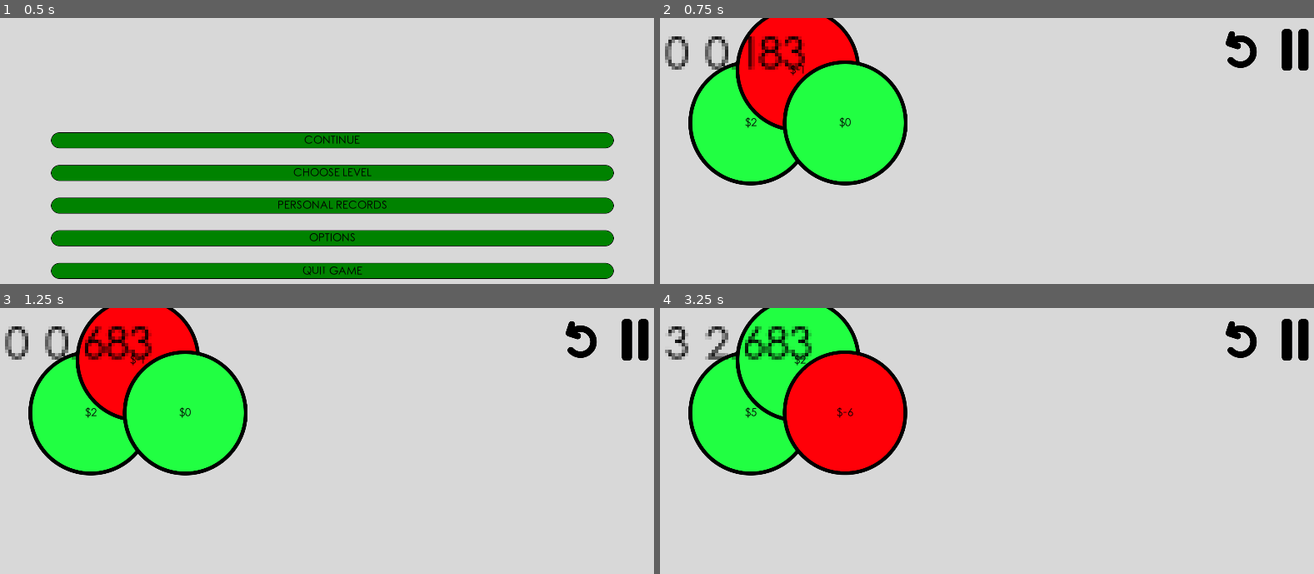
Above: before the commit, frames 1-4 (two rows, left to right).
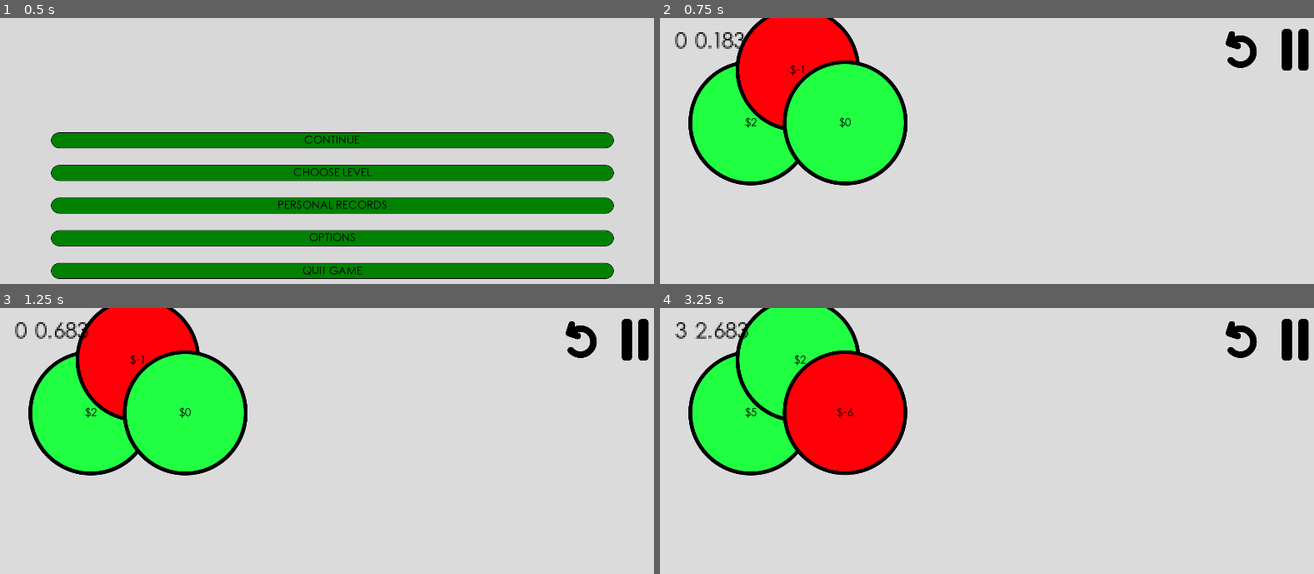
Above: after the commit, the same moments.

Repository: Inglo-Games/dollar-shuffle
Game: Godot game, scene res://scenes/main_menu.tscn
Same seed, same stepped clock (60 frames per second), same inputs: the game is played once before the commit and once after it.
Inputs:
- Up to frame 1 (0.5 s): no input
- Up to frame 2 (0.75 s): click "CONTINUE" at 0.5 s
- Up to frame 3 (1.25 s): no input
- Up to frame 4 (3.25 s): click "CONTINUE" at 1.25 s; click "CHOOSE LEVEL" at 2 s; click "PERSONAL RECORDS" at 2.75 s

Frame 1 is identical in both runs. In frame 2, 1.3% of the frame differs, in the area x 0-23%, y 5-20%; in frame 3, 1.4%, in the area x 0-24%, y 5-20%; in frame 4, 1.4%.

Commit message:
Fixing timer size and game background

Diff:
--- a/scenes/game.tscn
+++ b/scenes/game.tscn
@@ -106,7 +106,7 @@
 size_flags_horizontal = 1
 size_flags_vertical = 1
 script = ExtResource( 1 )
-_sections_unfolded = [ "Anchor", "Margin", "Rect" ]
+_sections_unfolded = [ "Anchor", "Margin", "Rect", "Visibility" ]
 
 [node name="background" type="ColorRect" parent="." index="0"]
 
@@ -122,7 +122,7 @@
 mouse_default_cursor_shape = 0
 size_flags_horizontal = 1
 size_flags_vertical = 1
-color = Color( 0.847656, 0.847656, 0.847656, 1 )
+color = Color( 0.859375, 0.859375, 0.859375, 1 )
 _sections_unfolded = [ "Anchor", "Margin", "Rect" ]
 
 [node name="node_ui_container" type="Node2D" parent="." index="1"]
@@ -135,8 +135,9 @@
 anchor_top = 0.0
 anchor_right = 0.0
 anchor_bottom = 0.0
-margin_top = 18.0
-rect_scale = Vector2( 4, 4 )
+margin_left = 38.0
+margin_top = 24.0
+rect_scale = Vector2( 2, 2 )
 rect_pivot_offset = Vector2( 0, 0 )
 rect_clip_content = false
 mouse_filter = 1
@@ -154,7 +155,7 @@
 anchor_right = 0.0
 anchor_bottom = 0.0
 margin_right = 24.0
-margin_bottom = 36.0
+margin_bottom = 44.0
 rect_min_size = Vector2( 24, 36 )
 rect_pivot_offset = Vector2( 0, 0 )
 rect_clip_content = false
@@ -177,7 +178,7 @@
 anchor_bottom = 0.0
 margin_left = 28.0
 margin_right = 52.0
-margin_bottom = 36.0
+margin_bottom = 44.0
 rect_min_size = Vector2( 24, 36 )
 rect_pivot_offset = Vector2( 0, 0 )
 rect_clip_content = false
